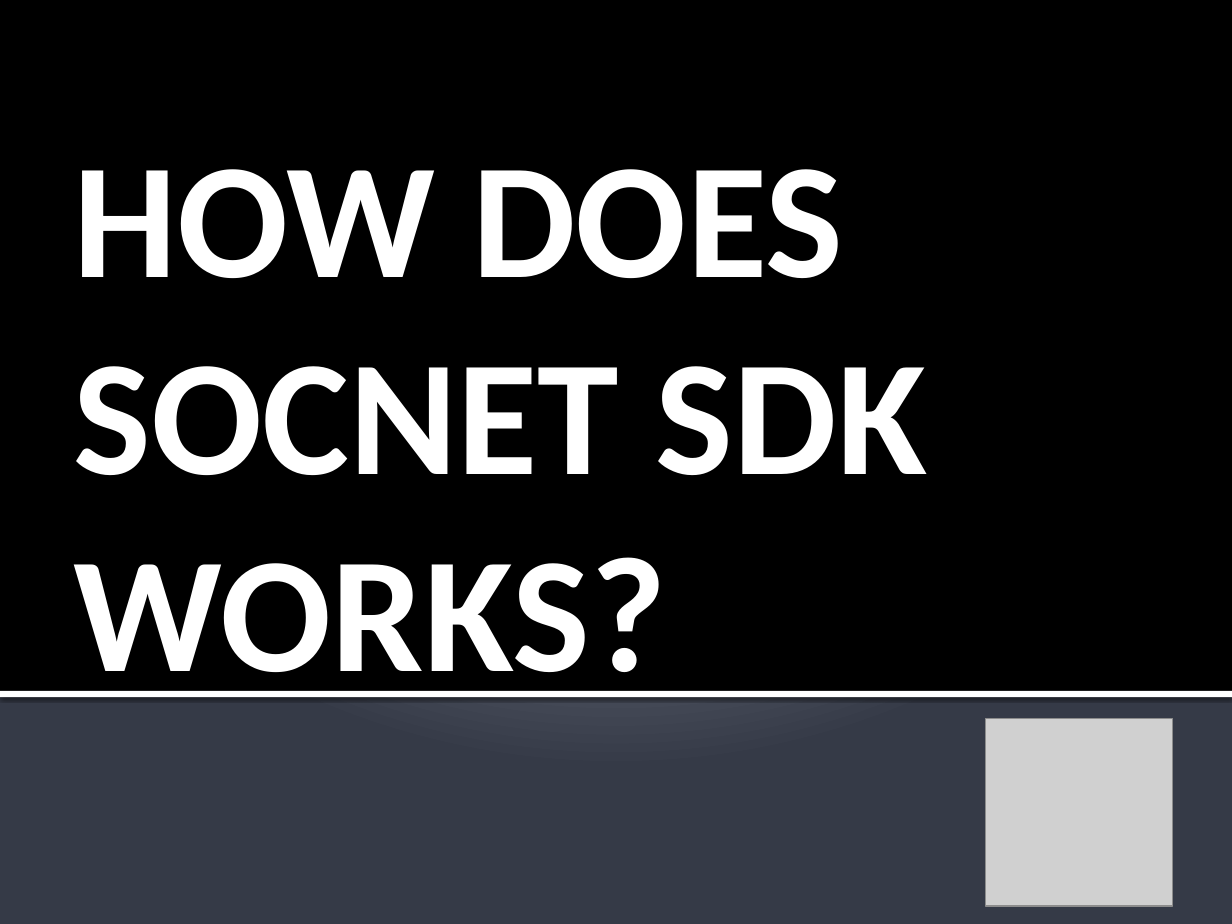
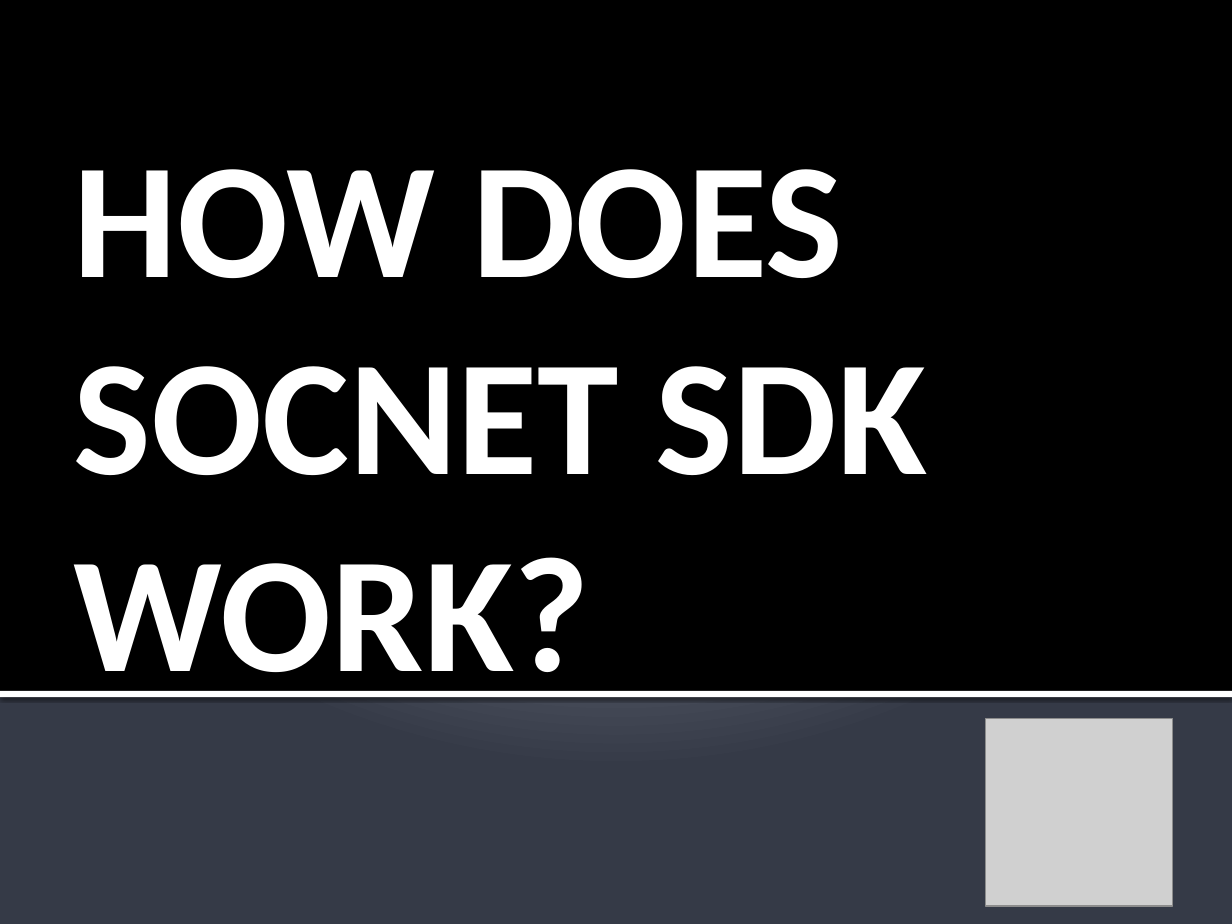
Before and after one commit to fgroupindonesia/socnetsdkv3, a slide deck: slide 5 of tutorials/developers/tutorials-developers-english.pptx. Drawn at 1232x924 pixels with LibreOffice and Linux fonts; fonts in the diff are those of the drawing; grey boxes stand for pictures. Boxes give left, top, right and bottom in pixels: in the first picture for what was removed or moved away, otherwise in the second. Text is boxed around its words. In the diff, an @@ line names an element or a change of style, - is before the commit and + after.

```diff
--- a/tutorials/developers/tutorials-developers-english.pptx
+++ b/tutorials/developers/tutorials-developers-english.pptx
@@ title at (74, 169, 927, 709): text changed @@
-HOW DOES SOCNET SDK WORKS?
+HOW DOES SOCNET SDK WORK?
```
Also in this commit, not shown: 1 other file.
